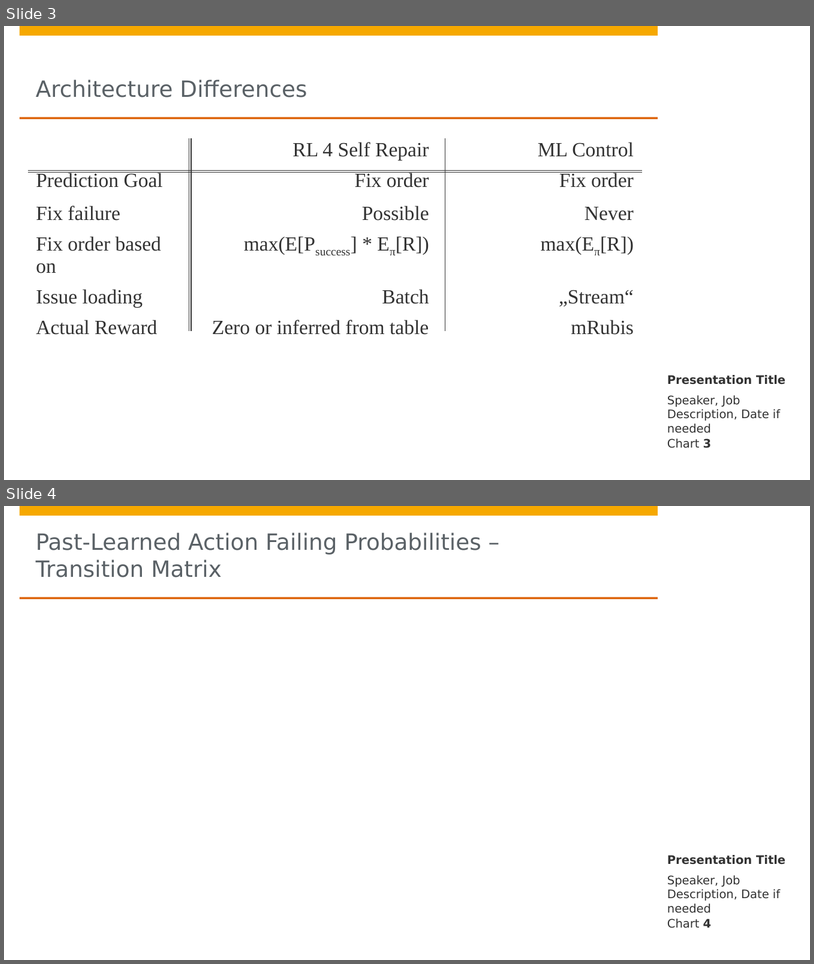
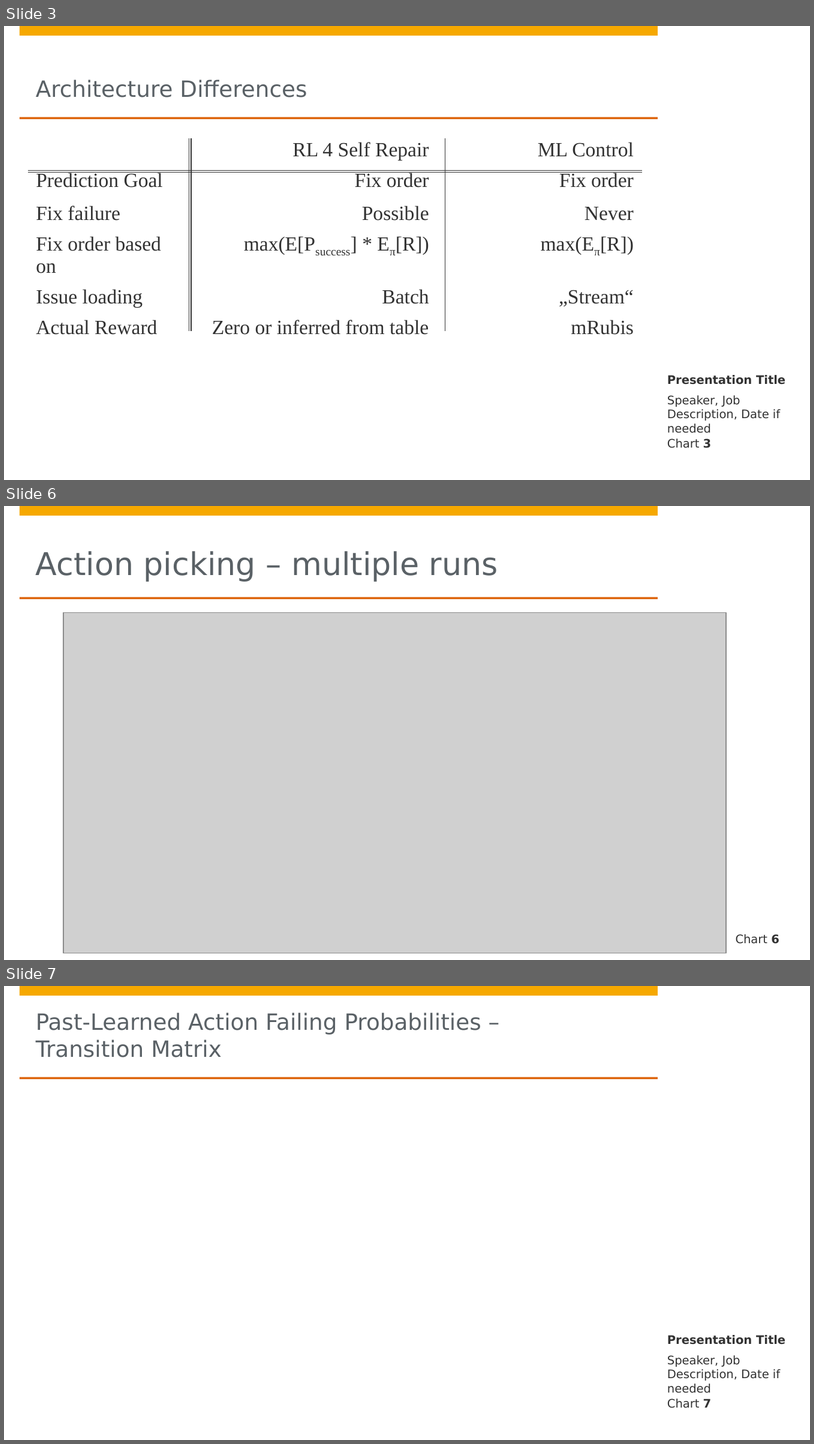
Before and after one commit to Phimanu/MachineLearningControl, a slide deck: mrubis_controller/presentation/MLC.pptx. Shown one above the other, each under a label of ours: slides 3 and 4 before the commit, slides 3, 6 and 7 after it; the slides between them are not shown. The pictures are 814x964 and 814x1444 pixels, drawn with LibreOffice and Linux fonts; fonts in the diff are those of the drawing; grey boxes stand for pictures; background and template pictures are left out. Boxes give left, top, right and bottom in pixels: in the first picture for what was removed or moved away, otherwise in the second. Text is boxed around its words. In the diff, an @@ line names an element or a change of style, - is before the commit and + after.

```diff
--- a/mrubis_controller/presentation/MLC.pptx
+++ b/mrubis_controller/presentation/MLC.pptx
@@ slide 6 added at (4,506,810,960), background #FFFFFF; not listed: 4 template elements that a slide beside it also shows @@
@@ title added at (36,551,498,582), 28 pt, text #5A6166 @@
+Action picking – multiple runs
@@ picture added at (63,612,726,953) @@
@@ page number added at (736,934,780,943), 10.5 pt, text #323232 @@
+Chart 6
@@ what was slide 4 is now slide 7 @@
@@ page number at (668,1398,712,1408): text changed @@
-Chart 4
+Chart 7
```
Also in this commit, not shown: 3 other slides added.
